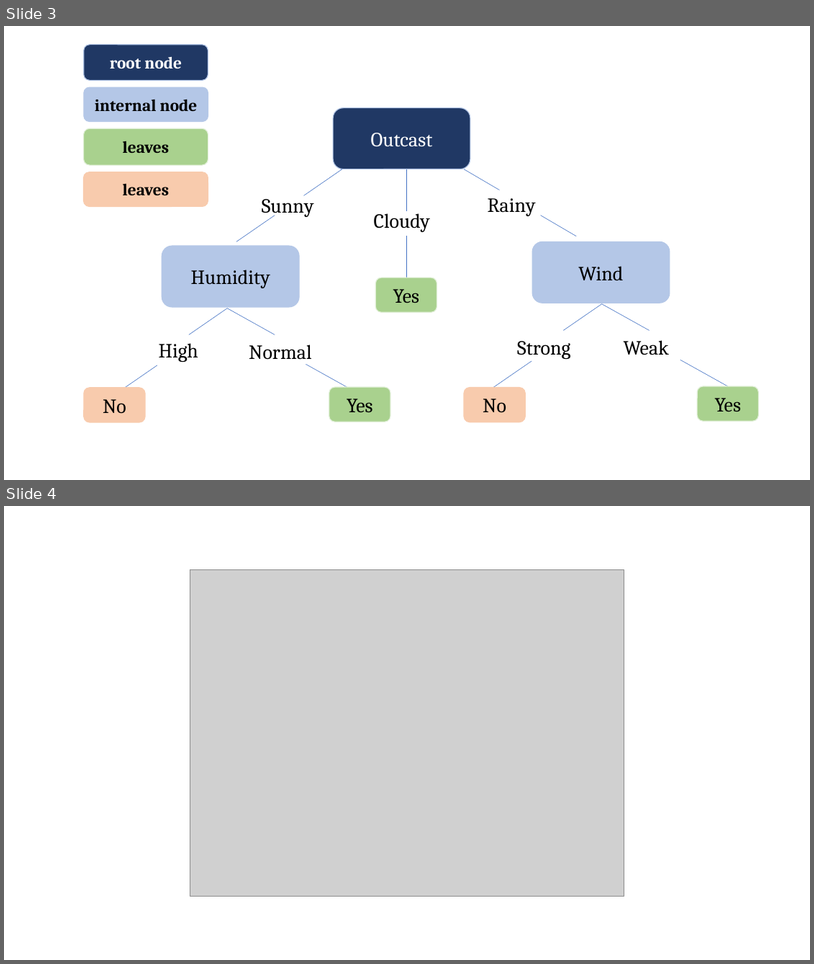
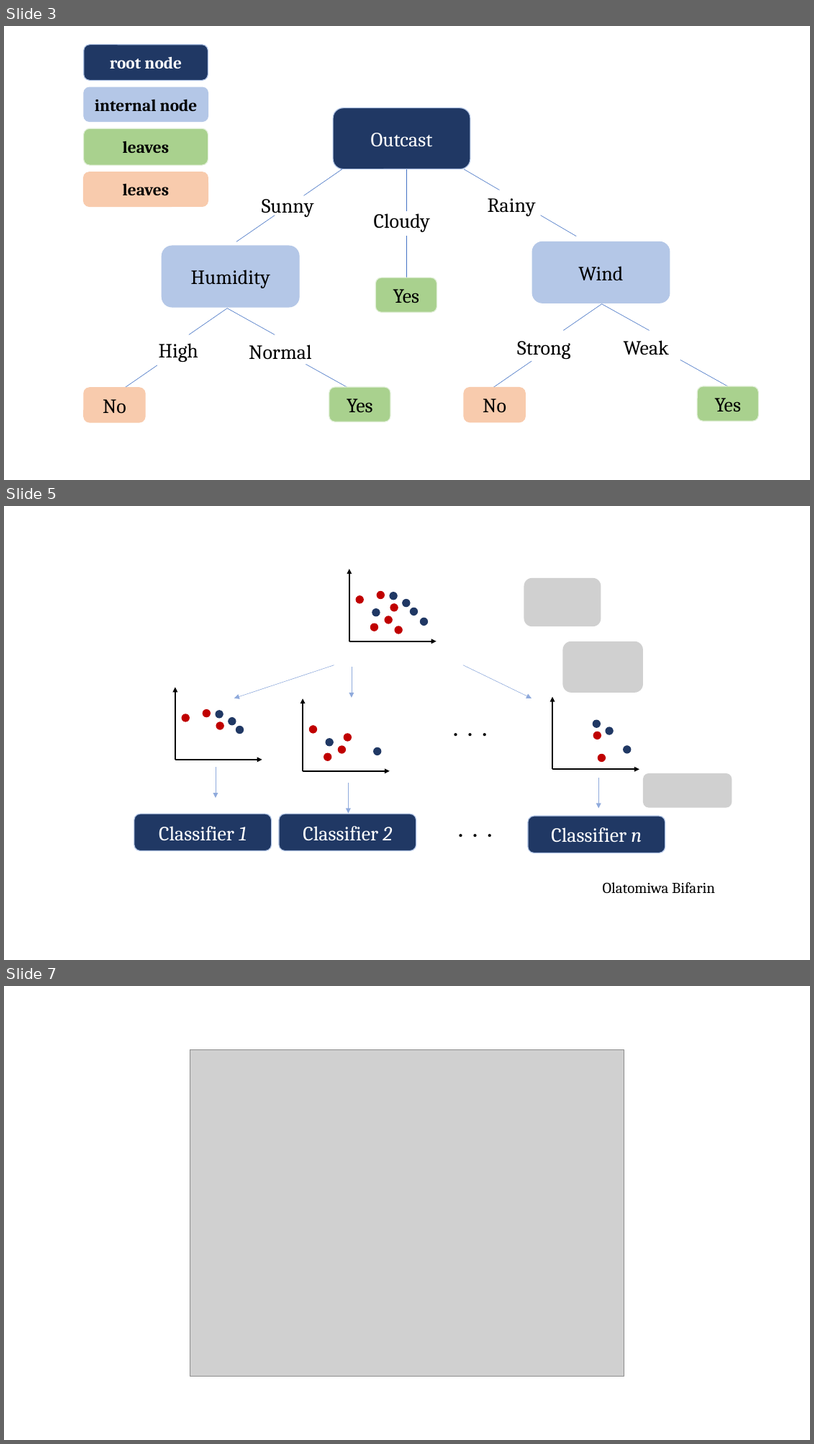
Before and after one commit to obifarin/machine-learning.ainotes, a slide deck: datasets/random_forest/trees_forest.pptx. Shown one above the other, each under a label of ours: slides 3 and 4 before the commit, slides 3, 5 and 7 after it; the slides between them are not shown. The pictures are 814x964 and 814x1444 pixels, drawn with LibreOffice and Linux fonts; fonts in the diff are those of the drawing; grey boxes stand for pictures. Boxes give left, top, right and bottom in pixels: in the first picture for what was removed or moved away, otherwise in the second. Text is boxed around its words. In the diff, an @@ line names an element or a change of style, - is before the commit and + after.

```diff
--- a/datasets/random_forest/trees_forest.pptx
+++ b/datasets/random_forest/trees_forest.pptx
@@ slide 5 added at [4, 506, 810, 960], background #FFFFFF @@
@@ picture added at [525, 578, 601, 626] @@
@@ group added at [350, 569, 437, 641]: 11 ellipses, 2 arrows @@
@@ picture added at [563, 641, 643, 693] @@
@@ arrow added from (334, 665) to (234, 698), #8FAADC 0.5 pt @@
@@ arrow added from (352, 667) to (352, 698), #8FAADC 0.5 pt @@
@@ arrow added from (463, 665) to (532, 698), #8FAADC 0.5 pt @@
@@ group added at [175, 687, 262, 759]: 6 ellipses, 2 arrows @@
@@ text added at [448, 713, 494, 743], 24 pt, text #000000, bold @@
+. . .
@@ group added at [553, 697, 640, 769]: 5 ellipses, 2 arrows @@
@@ group added at [303, 698, 390, 771]: 6 ellipses, 2 arrows @@
@@ arrow added from (216, 767) to (216, 798), #8FAADC 0.5 pt @@
@@ arrow added from (349, 782) to (349, 813), #8FAADC 0.5 pt @@
@@ arrow added from (599, 777) to (599, 808), #8FAADC 0.5 pt @@
@@ picture added at [643, 773, 733, 808] @@
@@ rounded rectangle added at [134, 813, 271, 850], fill #203864, outline #B4C7E7 1 pt, 24 pt, text #FFFFFF @@
+Classifier 1
@@ rounded rectangle added at [279, 813, 417, 850], fill #203864, outline #B4C7E7 1 pt, 24 pt, text #FFFFFF @@
+Classifier 2
@@ text added at [453, 813, 499, 844], 24 pt, text #000000, bold @@
+. . .
@@ rounded rectangle added at [528, 816, 666, 852], fill #203864, outline #B4C7E7 1 pt, 24 pt, text #FFFFFF @@
+Classifier n
@@ text added at [603, 882, 715, 893], 18 pt, text #000000 @@
+Olatomiwa Bifarin
@@ what was slide 4 is now slide 7 @@
```
Also in this commit, not shown: 2 other slides added, 9 other files.
